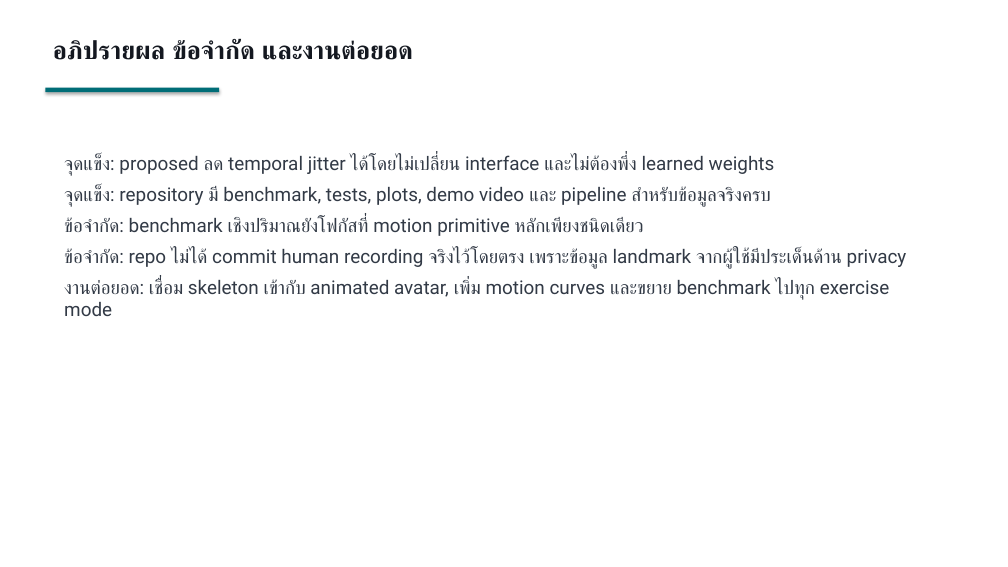
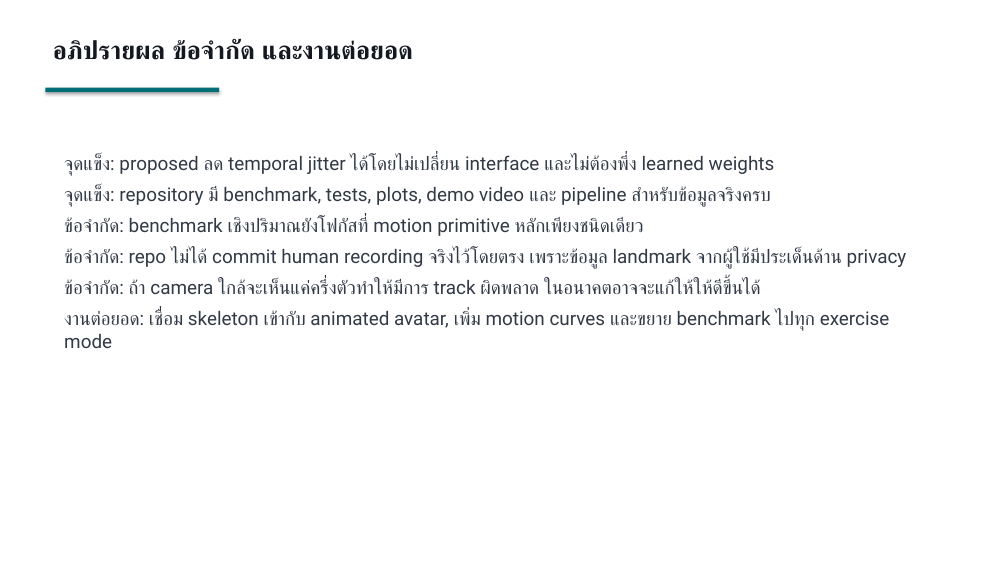
Before and after one commit to thipbadee/computer-animation-project-, a slide deck: slide 11 of report/presentation.pptx. Drawn at 1008x567 pixels with LibreOffice and Linux fonts; fonts in the diff are those of the drawing. Boxes give left, top, right and bottom in pixels: in the first picture for what was removed or moved away, otherwise in the second. Text is boxed around its words. In the diff, an @@ line names an element or a change of style, - is before the commit and + after.

```diff
--- a/report/presentation.pptx
+++ b/report/presentation.pptx
@@ text at (64,279,761,294): paragraph added @@
+ข้อจำกัด: ถ้า camera ใกล้จะเห็นแค่ครึ่งตัวทำให้มีการ track ผิดพลาด ในอนาคตอาจจะแก้ให้ให้ดีขึ้นได้
```
Also in this commit, not shown: 3 other slides changed, 1 other file.
